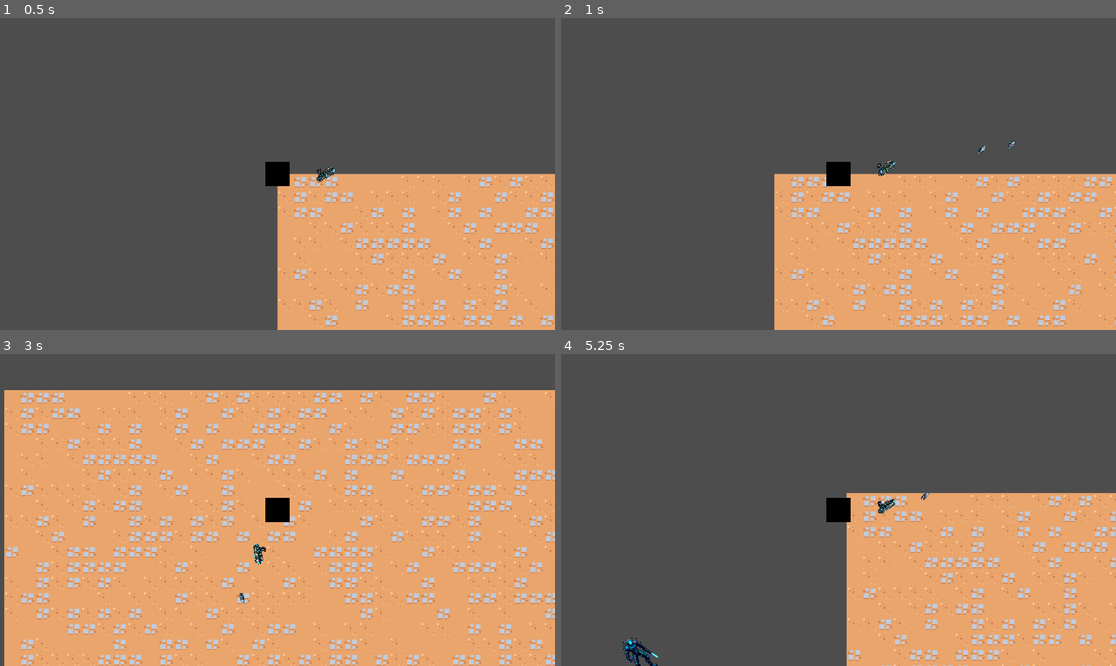
Above: before the commit, frames 1-4 (two rows, left to right).
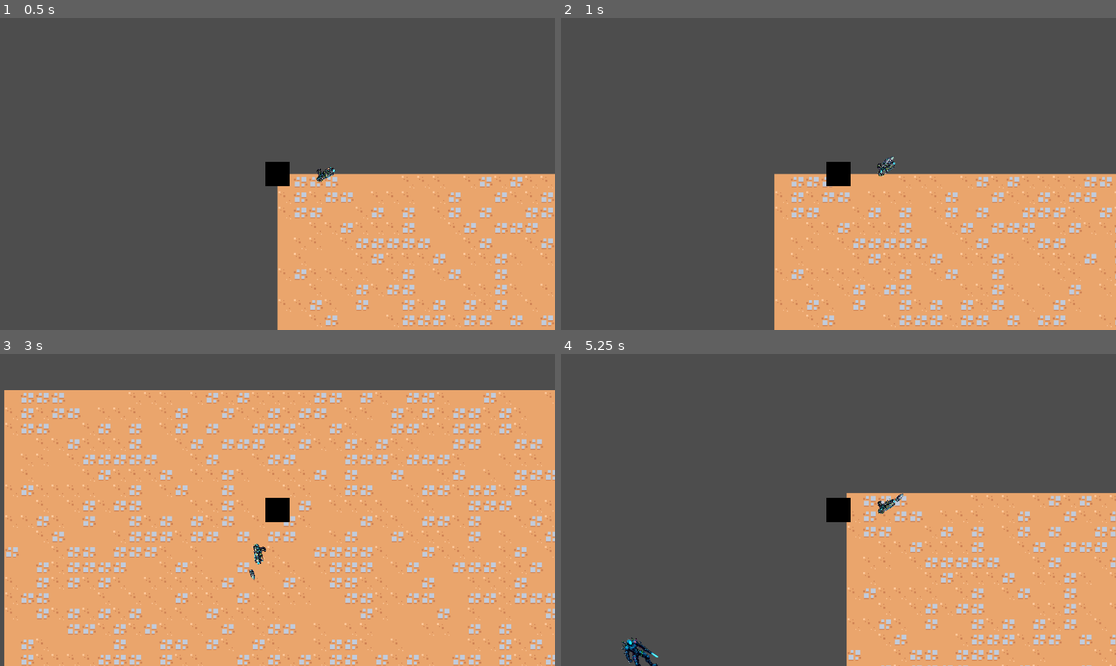
Above: after the commit, the same moments.

Repository: AineeJames/ToBeNamed
Game: Godot game, scene res://scenes/main_game/main_game.tscn
Same seed, same stepped clock (60 frames per second), same inputs: the game is played once before the commit and once after it.
Inputs (mouse positions are in pixels of both pictures, inside the frame that each line leads up to):
- Up to frame 1 (0.5 s): no input
- Up to frame 2 (1 s): tap Enter at 0.5 s; move the mouse to (960, 158) at 0.52 s; hold D (move_right) from 0.53 s (still down); click (960, 158) at 0.67 s
- Up to frame 3 (3 s): move the mouse to (166, 525) at 1.27 s; release D (move_right) at 1.28 s; hold S (move_down) 1.28-2.03 s; move the mouse to (333, 441) at 2.02 s; hold D (move_right) 2.03-2.78 s; move the mouse to (249, 572) at 2.77 s; hold W (move_up) from 2.78 s (still down); click (249, 572) at 2.92 s
- Up to frame 4 (5.25 s): move the mouse to (1005, 556) at 3.52 s; release W (move_up) at 3.53 s; hold A (move_left) 3.53-5.03 s; move the mouse to (672, 463) at 4.27 s; move the mouse to (866, 510) at 5.02 s; hold S (move_down) from 5.03 s (still down); click (866, 510) at 5.17 s

Frame 1 is identical in both runs. In frame 2, less than 0.1% of the frame differs, in the area x 57-82%, y 38-48%; in frame 3, less than 0.1%; in frame 4, less than 0.1%.

Commit message:
changed bullet to area2d so it call easily collide

Diff:
--- a/scenes/guns/bullet.gd
+++ b/scenes/guns/bullet.gd
@@ -1,4 +1,7 @@
-extends CharacterBody2D
+extends Area2D
+
+var velocity: Vector2 = Vector2(0,0)
+var speed = 20
 
 func _ready():
 	# Create a new Timer node.
@@ -19,4 +22,8 @@
 	queue_free()
 
 func _physics_process(delta):
-	move_and_collide(velocity)
+	global_position += velocity * delta * speed
+
+
+func _on_body_entered(body):
+	print("entered Thingy")
--- a/scenes/guns/bullet.tscn
+++ b/scenes/guns/bullet.tscn
@@ -6,12 +6,14 @@
 [sub_resource type="CircleShape2D" id="CircleShape2D_bxwco"]
 radius = 4.0
 
-[node name="Bullet" type="CharacterBody2D"]
+[node name="Bullet" type="Area2D"]
 script = ExtResource("1_ukdhy")
+
+[node name="BulletCollision" type="CollisionShape2D" parent="."]
+shape = SubResource("CircleShape2D_bxwco")
 
 [node name="BulletSprite" type="Sprite2D" parent="."]
 scale = Vector2(0.01, 0.01)
 texture = ExtResource("2_l5x2u")
 
-[node name="BulletCollision" type="CollisionShape2D" parent="."]
-shape = SubResource("CircleShape2D_bxwco")
+[connection signal="body_entered" from="." to="." method="_on_body_entered"]
